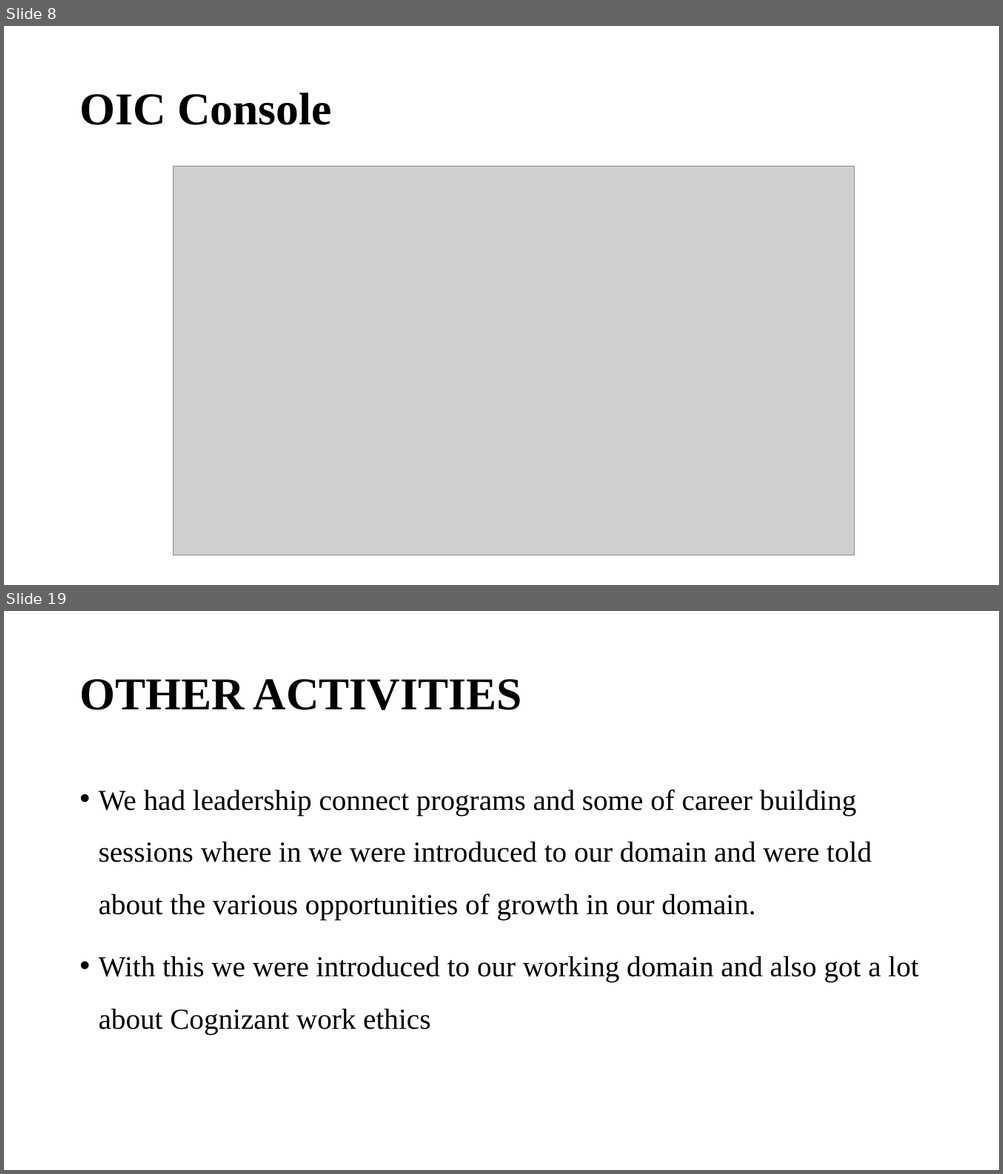
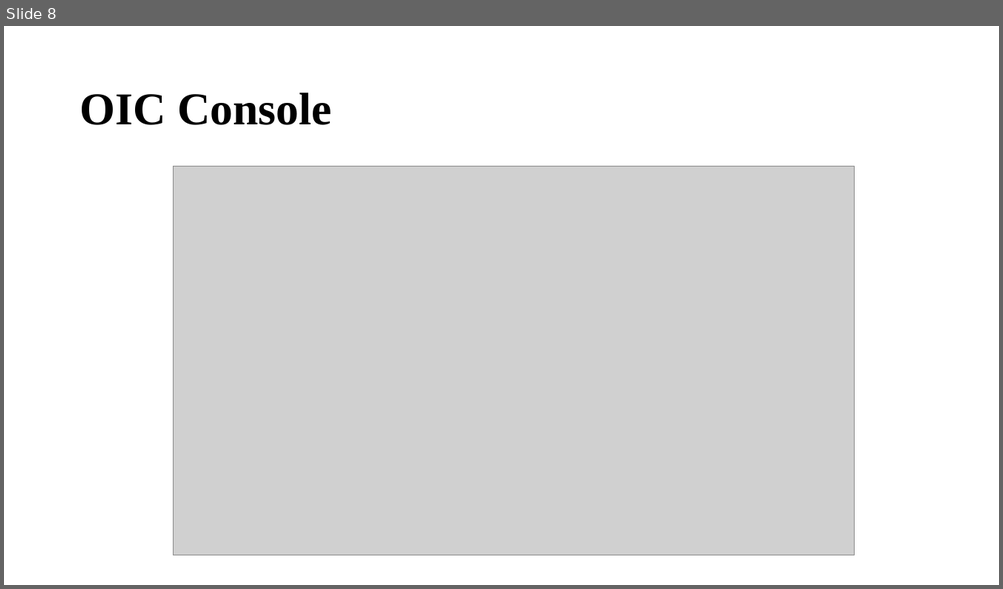
Before and after one commit to hariniariv/Report, a slide deck: ORACLE APEX.pptx. Shown one above the other, each under a label of ours: slides 8 and 19 before the commit, slide 8 after it; the slides between them are not shown. The pictures are 1003x1174 and 1003x589 pixels, drawn with LibreOffice and Linux fonts; fonts in the diff are those of the drawing; grey boxes stand for pictures. Boxes give left, top, right and bottom in pixels: in the first picture for what was removed or moved away, otherwise in the second. Text is boxed around its words. In the diff, an @@ line names an element or a change of style, - is before the commit and + after.

```diff
--- a/ORACLE APEX.pptx
+++ b/ORACLE APEX.pptx
@@ slide 19 removed at [4, 611, 999, 1170], background #FFFFFF @@
@@ title removed at [79, 679, 522, 710] @@
-OTHER ACTIVITIES
@@ text removed at [99, 789, 918, 1034] @@
-• We had leadership connect programs and some of career building sessions where in we were introduced to our domain and were told about the various opportunities of growth in our domain.
-• With this we were introduced to our working domain and also got a lot about Cognizant work ethics
```
Also in this commit, not shown: 16 slides changed, 4 slides added, 4 other slides removed.
